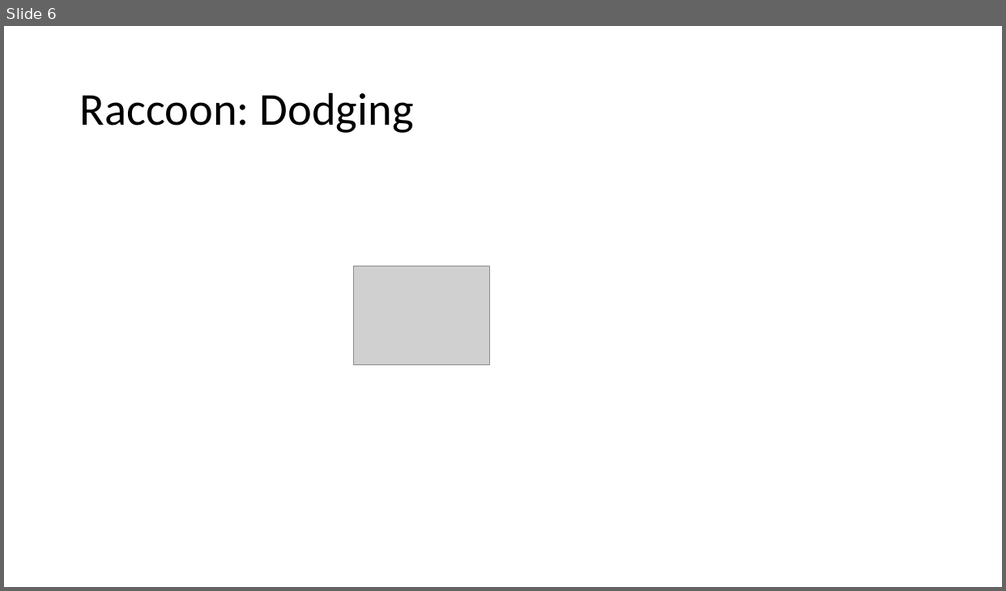
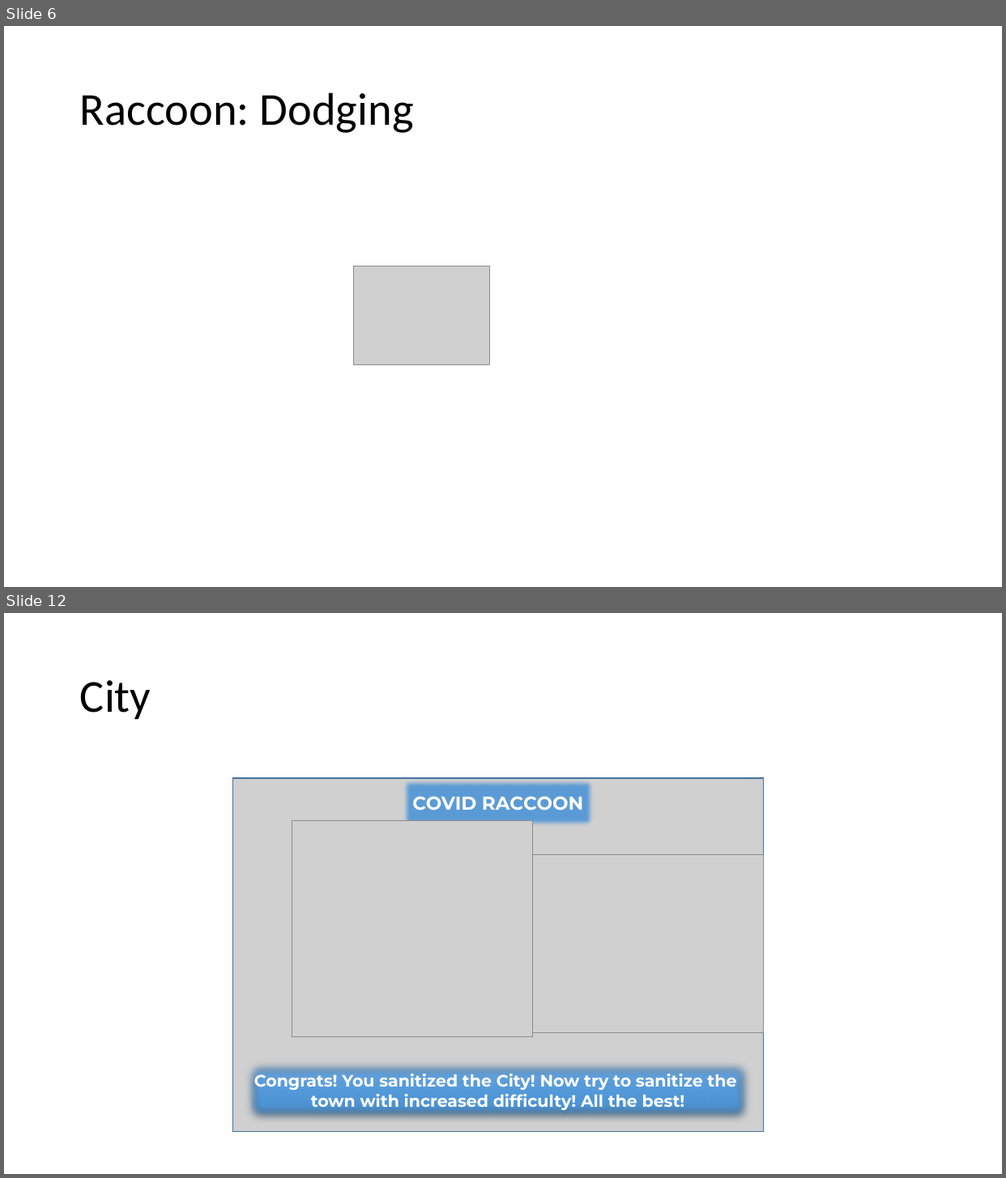
Before and after one commit to sedhha/covidRaccoon, a slide deck: Characters.pptx. Shown one above the other, each under a label of ours: slide 6 before the commit, slides 6 and 12 after it; the slides between them are not shown. The pictures are 1006x591 and 1006x1178 pixels, drawn with LibreOffice and Linux fonts; fonts in the diff are those of the drawing; grey boxes stand for pictures. Boxes give left, top, right and bottom in pixels: in the first picture for what was removed or moved away, otherwise in the second. Text is boxed around its words. In the diff, an @@ line names an element or a change of style, - is before the commit and + after.

```diff
--- a/Characters.pptx
+++ b/Characters.pptx
@@ slide 12 added at (x1=4, y1=613, x2=1002, y2=1174), background #FFFFFF @@
@@ title added at (x1=80, y1=680, x2=151, y2=719), 44 pt, text #000000 @@
+City
@@ group added at (x1=233, y1=778, x2=764, y2=1131): 3 pictures, 2 rectangles @@
+COVID RACCOON
+Congrats! You sanitized the City! Now try to sanitize the town with increased difficulty! All the best!
```
Also in this commit, not shown: 3 slides changed, 2 other slides added, 8 other files.
